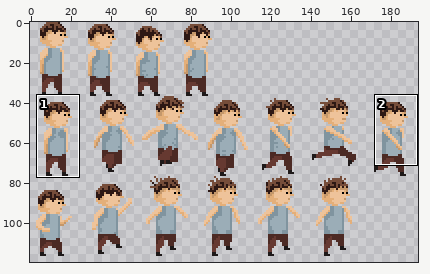
Pixel-art file, stored at res/aseprites/KidSheet.aseprite. Above, an overview of the earlier version with the close-up marked.
Close-up. Earlier state:
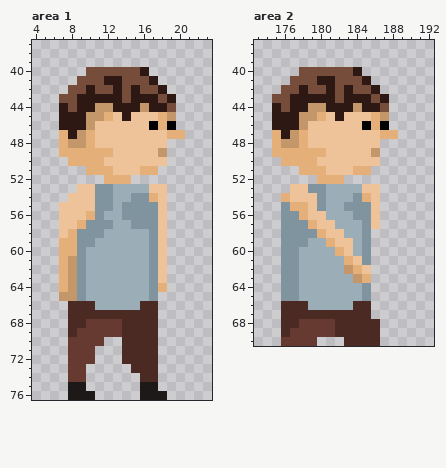
210x120 pixels, 1 frame. Shown: area 1: x 4..23, y 37..76; area 2: x 173..192, y 37..70. The wide view leaves out empty margins. The commit also changed other parts of the picture, which this record leaves out.
New version:
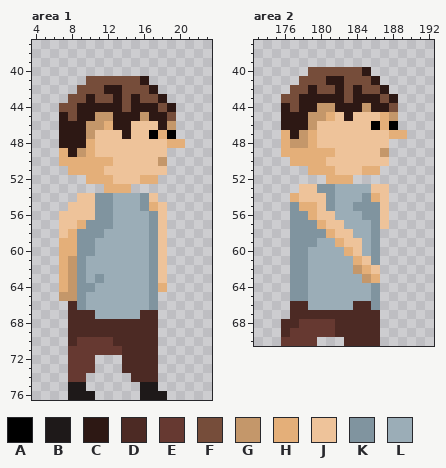
Palette (. is transparent): A #000000  B #1e1919  C #2d1814  D #4c2a24  E #663931  F #764d3a  G #c4976a  H #e4af79  J #eec39a  K #80949f  L #9badb7
Changes in this commit:
Area 1, layer "Run":
y 40: x 10..16 FFFFFFC -> .......
y 41: x 9 F -> .; x 12..13 CC -> FF; x 16..17 FC -> C.
y 42: x 8 F -> .; x 10 C -> F; x 12 F -> C; x 15 C -> F; x 17..18 FC -> C.
y 43: x 7 F -> .; x 9 C -> F; x 11..12 CC -> FF; x 16..19 CCFC -> FFC.
y 44: x 7 C -> F; x 11..12 GG -> CC; x 14 C -> F; x 16 G -> C; x 18..19 CF -> FC
y 45: x 8 C -> F; x 10 G -> C; x 12..13 HJ -> GC; x 15..19 JJJHG -> CGCCF
y 46: x 11..14 JJJJ -> GHCC; x 17..19 AHA -> JCG
y 47: x 7 H -> C; x 9..10 GH -> CG; x 14 J -> C; x 17..20 JJHH -> AHA.
y 48: x 7..9 HGG -> CCC; x 19..20 .. -> HH
y 49: x 8..9 HH -> CG; x 11..12 HH -> JJ; x 18 G -> J
y 50: x 7 . -> H; x 12 J -> H; x 18 J -> G
y 51: x 8..9 .. -> HH; x 12 H -> J; x 16..18 HH. -> JJJ
y 52: x 10..11 .. -> HH; x 13..17 HH... -> JJJHH
y 53: x 9..18 JJKKLLLLJJ -> ...HHH....
y 54: x 8 J -> .; x 15 K -> L; x 17..18 HJ -> J.
y 55: x 7 J -> .; x 14..15 KK -> LL; x 17 K -> H
y 56: x 10 H -> J; x 12 L -> K; x 14..16 KKK -> LLL
y 57: x 15..16 KK -> LL
y 60: x 10 L -> K
y 63: x 11 L -> K
y 64: x 10 L -> K
y 66: x 9..10 DD -> KL; x 16..17 DD -> LK
y 67: x 11..15 DDDDD -> LLLLL
y 68: x 10..13 EEEE -> DDDD
y 69: x 9..13 EEEEE -> DDDDD
y 70: x 8 E -> D; x 12..13 .. -> ED
y 71: x 11..13 ... -> EEE
y 73: x 10 . -> E; x 14 . -> D
y 74: x 15 . -> D
Area 2, layer "Run":
y 40: x 178 F -> .; x 184..185 C. -> FC
y 41: x 177 F -> .; x 180 C -> F; x 182 F -> C; x 185..186 C. -> FC
y 42: x 176 F -> .; x 178..179 CF -> FC; x 181..184 CFCF -> FCFC; x 186..187 C. -> FC
y 43: x 175 F -> .; x 177 C -> F; x 182..183 FC -> CF; x 186..188 FC. -> CFC
y 44: x 175..177 CFC -> .CF; x 179 G -> C; x 181 C -> G; x 184..185 GC -> CG; x 187..188 F. -> CF
y 45: x 175 C -> .; x 178 G -> C; x 180..183 HJCJ -> GHJC; x 186..188 HG. -> JHG
y 46: x 175 C -> .; x 178..179 GJ -> CG; x 185..188 AHA. -> JAHA
y 47: x 175..179 HCGHJ -> .HCGH; x 187 H -> J; x 189 . -> H
y 48: x 175..176 HG -> .H; x 178..179 HJ -> GH; x 187 . -> J
y 49: x 175 H -> .; x 181 J -> H; x 186..187 G. -> JG
y 50: x 176 H -> .; x 180 J -> H; x 187 . -> J
y 51: x 178 H -> .; x 181 J -> H; x 184 H -> J; x 186 . -> H
y 52: x 180 H -> .; x 183 . -> H
y 53: x 177 J -> .; x 179 K -> J; x 181 L -> K; x 185 J -> L; x 187 . -> J
y 54: x 176..177 HJ -> .H; x 180..181 KL -> JK; x 184..187 KHJ. -> LKHJ
y 55: x 176..177 KH -> .K; x 179..181 JKL -> HJK; x 183 K -> L; x 186..187 J. -> KJ
y 56: x 176 K -> .; x 178..179 HJ -> KH; x 181 L -> J; x 184 K -> L; x 186..187 J. -> KJ
y 57: x 176 K -> .; x 179..180 HJ -> KH; x 182 L -> J; x 185..187 KJ. -> LKJ
y 58: x 176 K -> .; x 180..181 HJ -> KH; x 183 L -> J; x 185..186 K. -> LK
y 59: x 176 K -> .; x 179 L -> K; x 181..182 HJ -> LH; x 184..186 LK. -> JLK
y 60: x 176 K -> .; x 178 L -> K; x 182..186 HJLK. -> LHJLK
y 61: x 176 K -> .; x 178 L -> K; x 183..186 HJK. -> LHJK
y 62: x 176 K -> .; x 178 L -> K; x 183..186 GHJ. -> LGHJ
y 63: x 176 K -> .; x 178 L -> K; x 184..186 GH. -> LGH
y 64..65: x 176 K -> .; x 178 L -> K; x 185..186 K. -> LK
y 66: x 176 D -> .; x 186 . -> K
y 67: x 176 D -> .; x 186 . -> D
